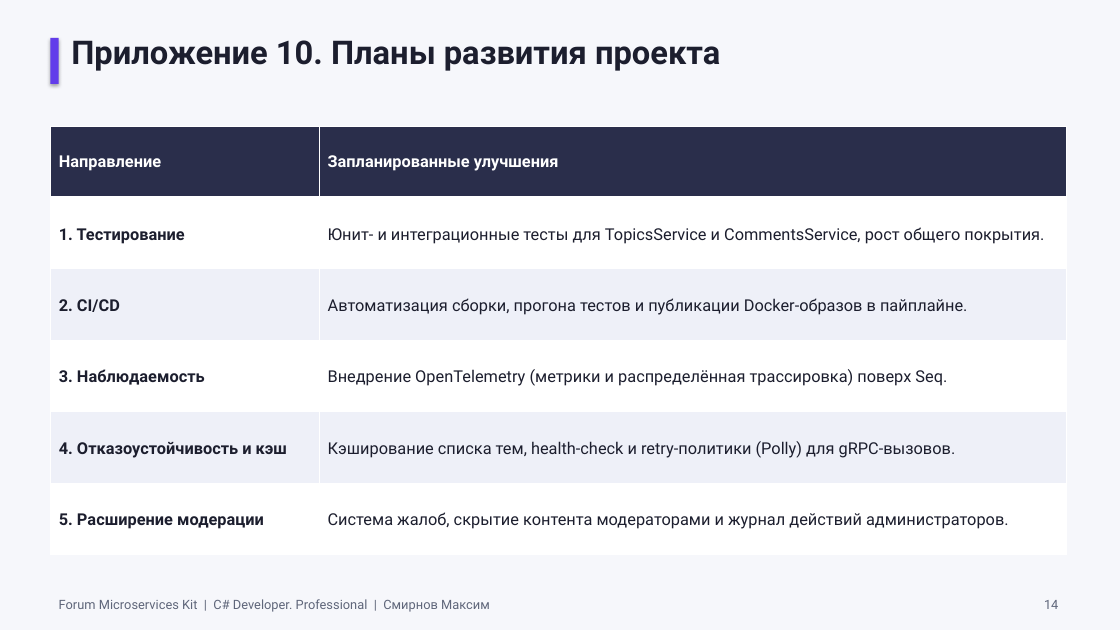
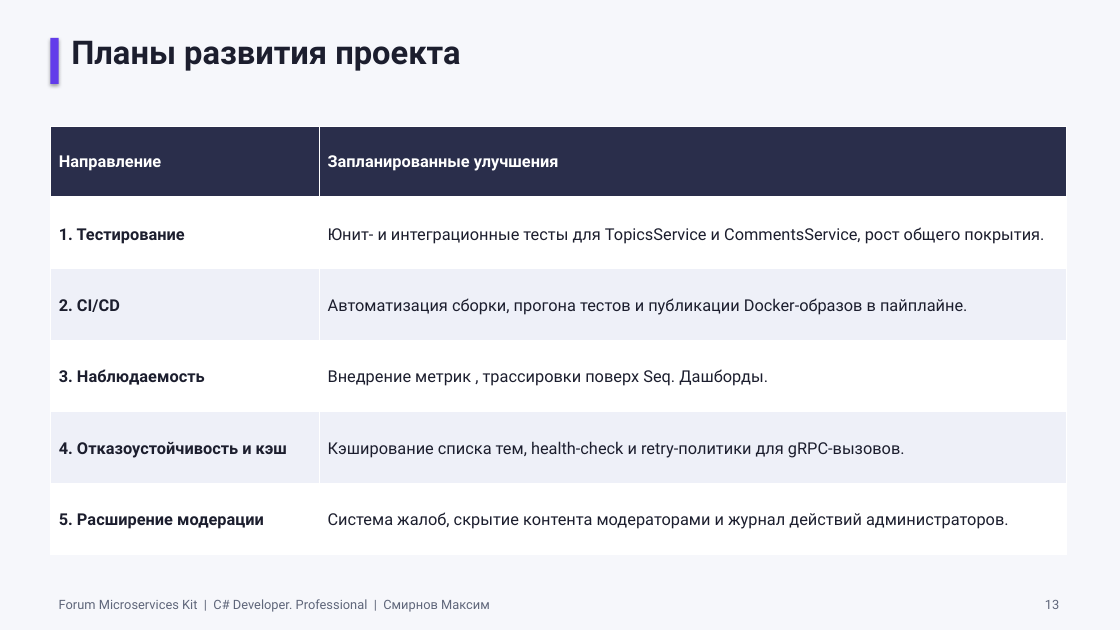
Before and after one commit to smirnovMV-dev/otus-forum, a slide deck: slide 13 of Workaround/Presentation/Forum_Microservices_Kit_Defense.pptx (slide 14 before the commit). Drawn at 1120x630 pixels with LibreOffice and Linux fonts; fonts in the diff are those of the drawing. Boxes give left, top, right and bottom in pixels: in the first picture for what was removed or moved away, otherwise in the second. Text is boxed around its words. In the diff, an @@ line names an element or a change of style, - is before the commit and + after.

```diff
--- a/Workaround/Presentation/Forum_Microservices_Kit_Defense.pptx
+++ b/Workaround/Presentation/Forum_Microservices_Kit_Defense.pptx
@@ text at (71, 40, 460, 71): text changed @@
-Приложение 10. Планы развития проекта
+Планы развития проекта
@@ table at (50, 126, 1067, 555) @@
-row 4, column 2: Внедрение OpenTelemetry (метрики и распределённая трассировка) поверх Seq.
+row 4, column 2: Внедрение метрик , трассировки поверх Seq. Дашборды.
-row 5, column 2: Кэширование списка тем, health-check и retry-политики (Polly) для gRPC-вызовов.
+row 5, column 2: Кэширование списка тем, health-check и retry-политики для gRPC-вызовов.
@@ borders changed @@
@@ text at (1045, 600, 1059, 609): text changed @@
-14
+13
```
Also in this commit, not shown: 13 other slides changed, 1 slide added, 2 slides removed.
